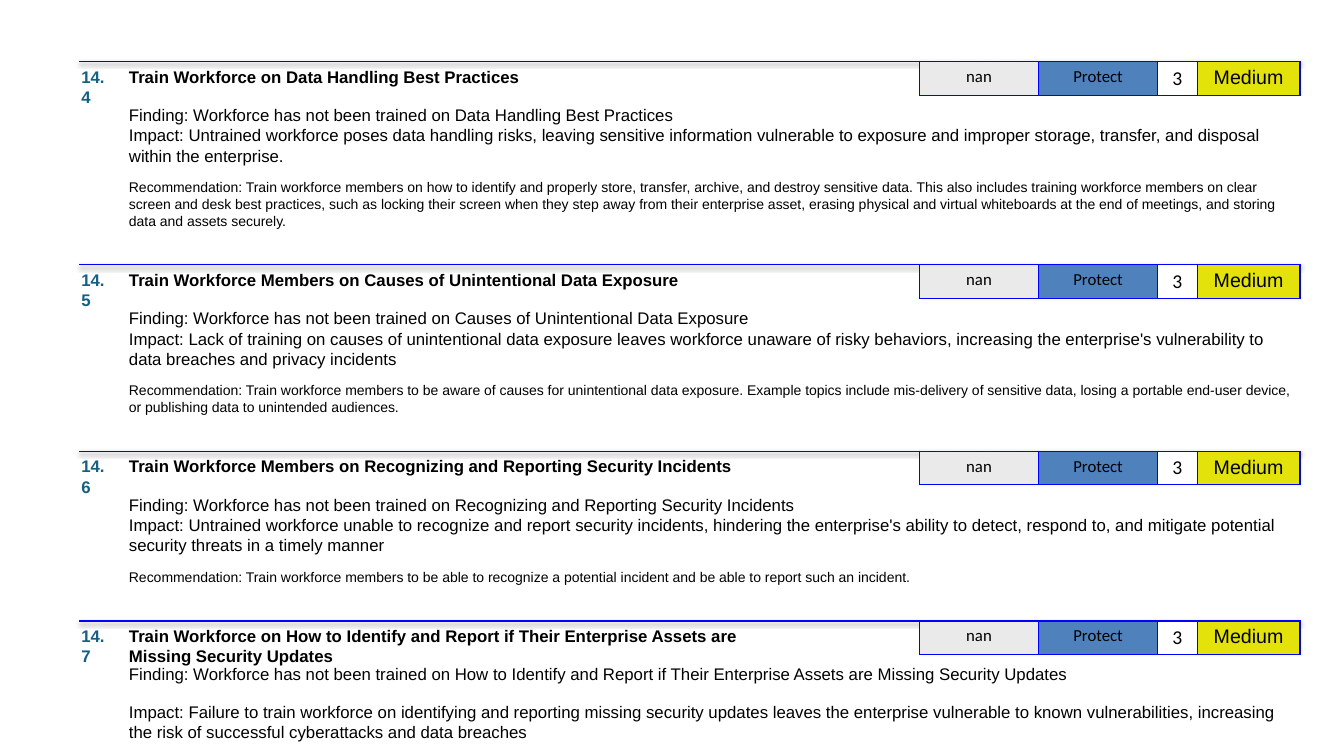
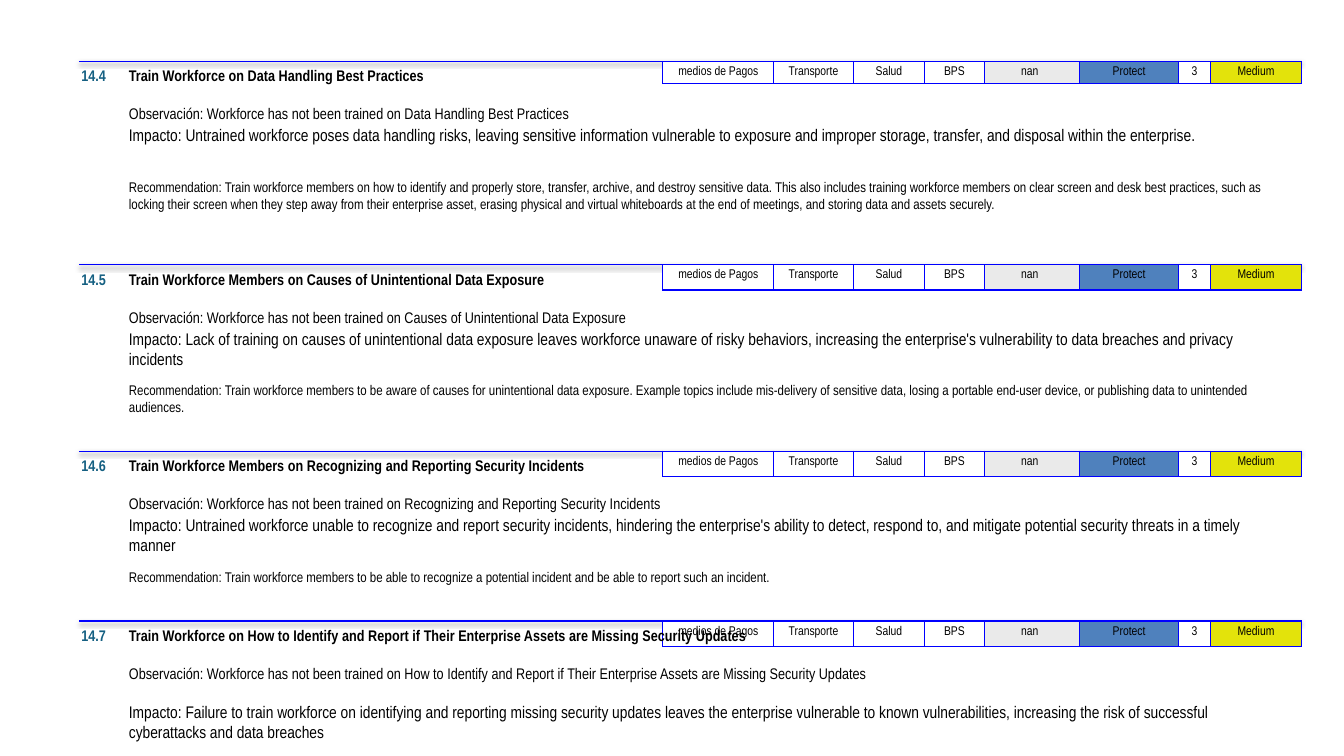
Before and after one commit to lablanco/PowerPointAutomation, a slide deck: slide 37 of ppts/0001_SUMMARY.pptx (slide 36 before the commit). Drawn at 1344x756 pixels with LibreOffice and Linux fonts; fonts in the diff are those of the drawing. Boxes give left, top, right and bottom in pixels: in the first picture for what was removed or moved away, otherwise in the second. Text is boxed around its words. In the diff, an @@ line names an element or a change of style, - is before the commit and + after.

```diff
--- a/ppts/0001_SUMMARY.pptx
+++ b/ppts/0001_SUMMARY.pptx
@@ table added at [662, 62, 984, 82], 1 rows, 4 columns @@
+medios de Pagos | Transporte | Salud | BPS
@@ table at [980, 62, 1301, 82] @@
@@ size 12 to 9 pt in "nan", "Protect" @@
@@ font Calibri to Arial Narrow in "nan", "Protect", "3" @@
@@ size 14 to 9 pt in "3", "Medium" @@
@@ font Arial to Arial Narrow in "Medium" @@
@@ table: place and size @@
-table at [920, 62, 1300, 93]
+table at [980, 62, 1301, 82]
@@ text at [129, 107, 569, 122]: text changed; size 12 to 11 pt; font Arial to Arial Narrow @@
-Finding: Workforce has not been trained on Data Handling Best Practices
+Observación: Workforce has not been trained on Data Handling Best Practices
@@ text at [129, 129, 1195, 145]: text changed; font Arial to Arial Narrow @@
-Impact: Untrained workforce poses data handling risks, leaving sensitive information vulnerable to exposure and improper storage, transfer, and disposal within the enterprise.
+Impacto: Untrained workforce poses data handling risks, leaving sensitive information vulnerable to exposure and improper storage, transfer, and disposal within the enterprise.
@@ table added at [662, 265, 984, 285], 1 rows, 4 columns @@
+medios de Pagos | Transporte | Salud | BPS
@@ table at [980, 265, 1301, 285] @@
@@ size 12 to 9 pt in "nan", "Protect" @@
@@ font Calibri to Arial Narrow in "nan", "Protect", "3" @@
@@ size 14 to 9 pt in "3", "Medium" @@
@@ font Arial to Arial Narrow in "Medium" @@
@@ table: place and size @@
-table at [920, 265, 1300, 296]
+table at [980, 265, 1301, 285]
@@ text at [129, 311, 625, 326]: text changed; size 12 to 11 pt; font Arial to Arial Narrow @@
-Finding: Workforce has not been trained on Causes of Unintentional Data Exposure
+Observación: Workforce has not been trained on Causes of Unintentional Data Exposure
@@ text at [129, 333, 1233, 365]: text changed; font Arial to Arial Narrow @@
-Impact: Lack of training on causes of unintentional data exposure leaves workforce unaware of risky behaviors, increasing the enterprise's vulnerability to data breaches and privacy incidents
+Impacto: Lack of training on causes of unintentional data exposure leaves workforce unaware of risky behaviors, increasing the enterprise's vulnerability to data breaches and privacy incidents
@@ table added at [662, 452, 984, 472], 1 rows, 4 columns @@
+medios de Pagos | Transporte | Salud | BPS
@@ table at [980, 452, 1301, 472] @@
@@ size 12 to 9 pt in "nan", "Protect" @@
@@ font Calibri to Arial Narrow in "nan", "Protect", "3" @@
@@ size 14 to 9 pt in "3", "Medium" @@
@@ font Arial to Arial Narrow in "Medium" @@
@@ table: place and size @@
-table at [920, 452, 1300, 483]
+table at [980, 452, 1301, 472]
@@ text at [129, 497, 661, 512]: text changed; size 12 to 11 pt; font Arial to Arial Narrow @@
-Finding: Workforce has not been trained on Recognizing and Reporting Security Incidents
+Observación: Workforce has not been trained on Recognizing and Reporting Security Incidents
@@ text at [129, 519, 1240, 551]: text changed; font Arial to Arial Narrow @@
-Impact: Untrained workforce unable to recognize and report security incidents, hindering the enterprise's ability to detect, respond to, and mitigate potential security threats in a timely manner
+Impacto: Untrained workforce unable to recognize and report security incidents, hindering the enterprise's ability to detect, respond to, and mitigate potential security threats in a timely manner
@@ font Arial to Arial Narrow in 3 elements at [129, 182, 1261, 212], [129, 385, 1248, 412], [129, 572, 770, 585] @@
@@ size 12 to 11 pt, font Arial to Arial Narrow in 8 elements at [81, 70, 106, 81], [129, 70, 423, 85], [81, 274, 106, 285], [129, 274, 544, 288], [81, 460, 106, 471], [129, 460, 584, 474], [81, 630, 106, 641], [129, 628, 746, 644] @@
@@ table added at [662, 621, 984, 642], 1 rows, 4 columns @@
+medios de Pagos | Transporte | Salud | BPS
@@ table at [980, 621, 1301, 641] @@
@@ size 12 to 9 pt in "nan", "Protect" @@
@@ font Calibri to Arial Narrow in "nan", "Protect", "3" @@
@@ size 14 to 9 pt in "3", "Medium" @@
@@ font Arial to Arial Narrow in "Medium" @@
@@ table: place and size @@
-table at [920, 621, 1300, 652]
+table at [980, 621, 1301, 641]
@@ text at [129, 667, 866, 682]: text changed; size 12 to 11 pt; font Arial to Arial Narrow @@
-Finding: Workforce has not been trained on How to Identify and Report if Their Enterprise Assets are Missing Security Updates
+Observación: Workforce has not been trained on How to Identify and Report if Their Enterprise Assets are Missing Security Updates
@@ text at [129, 706, 1208, 742]: text changed; font Arial to Arial Narrow @@
-Impact: Failure to train workforce on identifying and reporting missing security updates leaves the enterprise vulnerable to known vulnerabilities, increasing the risk of successful cyberattacks and data breaches
+Impacto: Failure to train workforce on identifying and reporting missing security updates leaves the enterprise vulnerable to known vulnerabilities, increasing the risk of successful cyberattacks and data breaches
```
Also in this commit, not shown: 48 other slides changed, 1 slide added, 3 other files.
